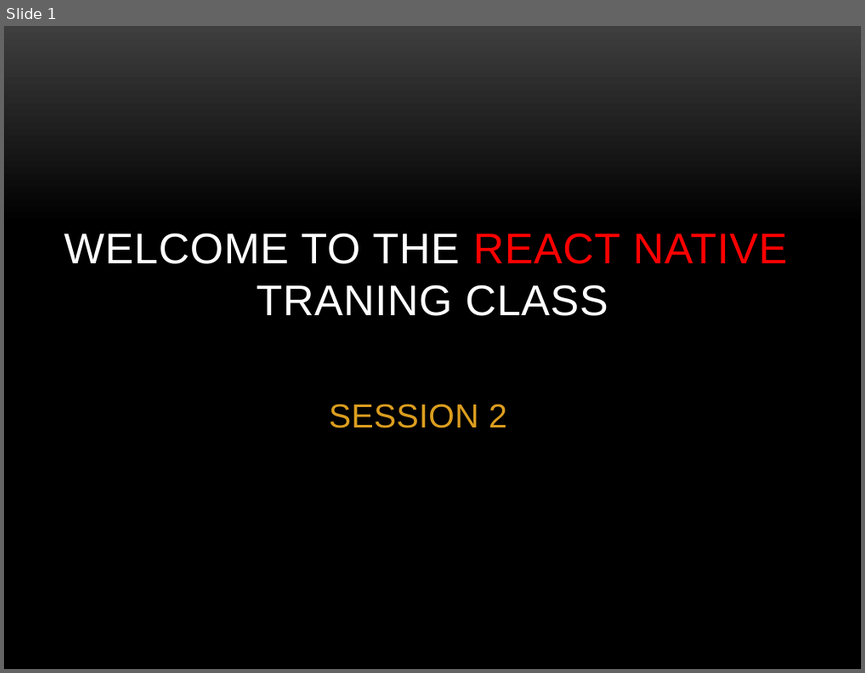
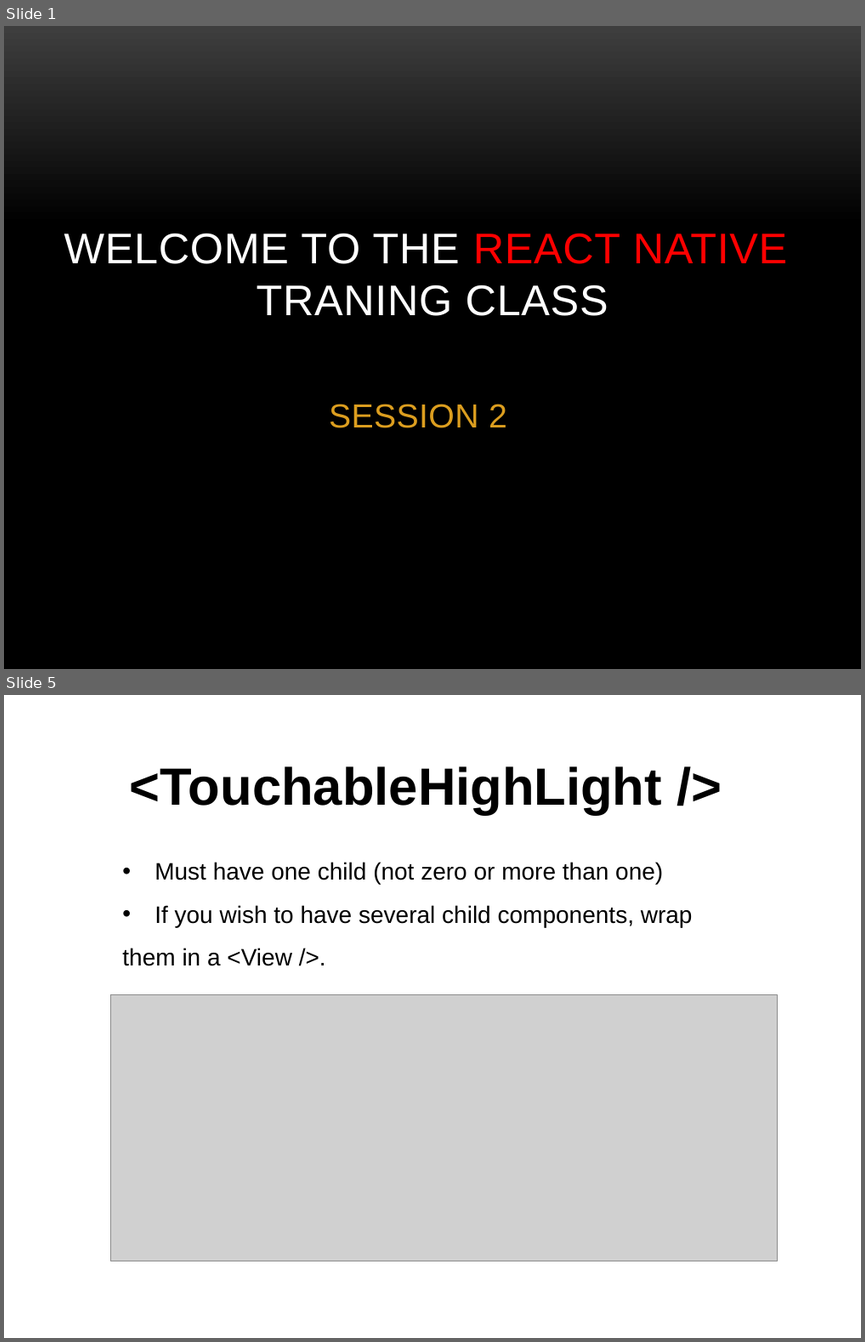
Before and after one commit to quydongnasts/Documents, a slide deck: PowerPoint/REACT-NATIVE.pptx. Shown one above the other, each under a label of ours: slide 1 before the commit, slides 1 and 5 after it; the slides between them are not shown. The pictures are 865x673 and 865x1342 pixels, drawn with LibreOffice and Linux fonts; fonts in the diff are those of the drawing; grey boxes stand for pictures; background and template pictures are left out. Boxes give left, top, right and bottom in pixels: in the first picture for what was removed or moved away, otherwise in the second. Text is boxed around its words. In the diff, an @@ line names an element or a change of style, - is before the commit and + after.

```diff
--- a/PowerPoint/REACT-NATIVE.pptx
+++ b/PowerPoint/REACT-NATIVE.pptx
@@ slide 5 added at <box>4,695,861,1338</box>, background #FFFFFF @@
@@ title added at <box>130,766,662,815</box>, 44 pt, text #000000, bold @@
+<TouchableHighLight />
@@ text added at <box>122,862,692,966</box>, 20 pt, text #000000 @@
+• Must have one child (not zero or more than one)
+• If you wish to have several child components, wrap
+them in a <View />.
@@ picture added at <box>111,995,778,1260</box> @@
```
Also in this commit, not shown: 2 slides changed, 5 other slides added, 1 slide removed.
